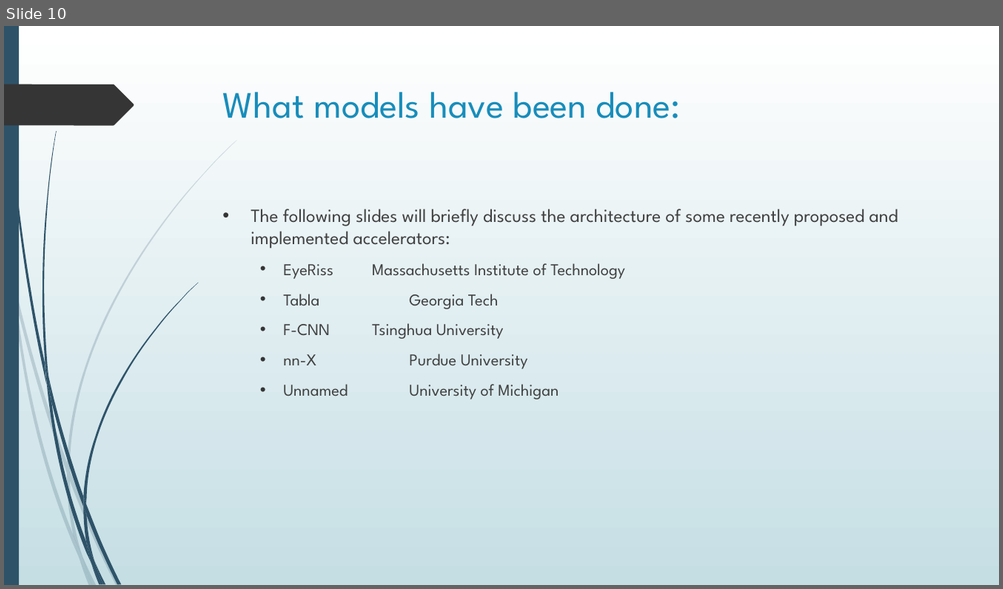
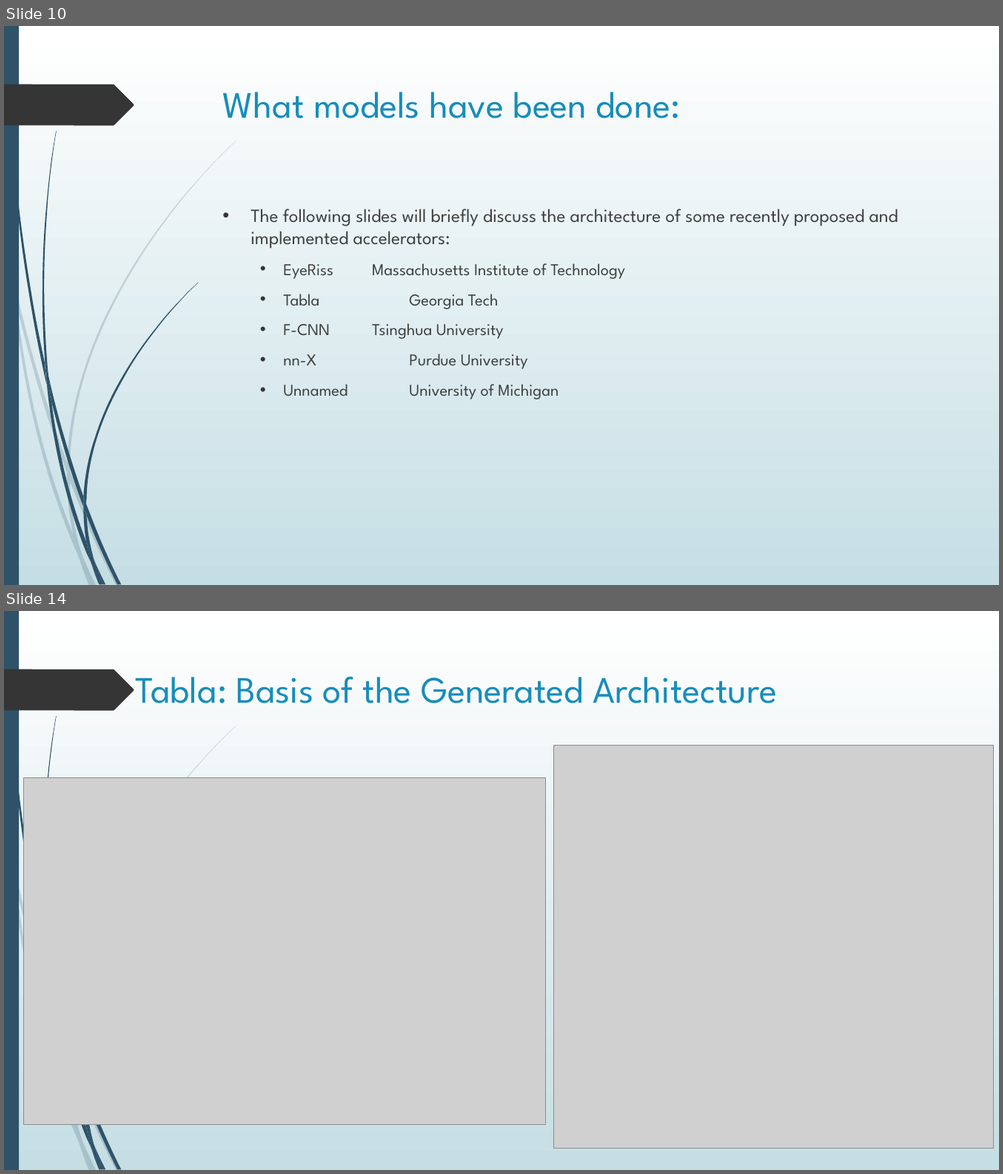
Before and after one commit to erikgroving/NeuralNetworkHardwareAccelerator, a slide deck: WeeklyPresentations/update1_02_11.pptx. Shown one above the other, each under a label of ours: slide 10 before the commit, slides 10 and 14 after it; the slides between them are not shown. The pictures are 1003x589 and 1003x1174 pixels, drawn with LibreOffice and Linux fonts; fonts in the diff are those of the drawing; grey boxes stand for pictures. Boxes give left, top, right and bottom in pixels: in the first picture for what was removed or moved away, otherwise in the second. Text is boxed around its words. In the diff, an @@ line names an element or a change of style, - is before the commit and + after.

```diff
--- a/WeeklyPresentations/update1_02_11.pptx
+++ b/WeeklyPresentations/update1_02_11.pptx
@@ slide 14 added at (4, 611, 999, 1170), background gradient #FFFFFF to #C5DEE5; not listed: 19 template elements that a slide beside it also shows @@
@@ title added at (135, 676, 777, 703), 36 pt, text #178DBB @@
+Tabla: Basis of the Generated Architecture
@@ picture added at (554, 745, 993, 1149) @@
@@ picture added at (23, 777, 546, 1125) @@
```
Also in this commit, not shown: 3 slides changed, 9 other slides added.
